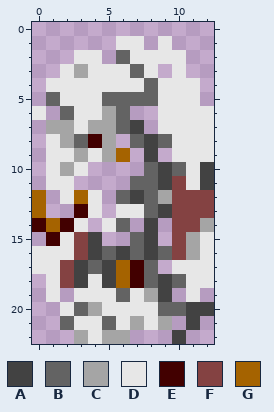
A pixel-art sprite gets an edit: game-projects/r-type/objects/enemies/01/shell/images/shellbroken_0.png. Above, as it was before the edit.
The file is 13x23 pixels.
Palette (. is transparent): A #424242  B #636363  C #a5a5a5  D #e7e7e7  E #420000  F #844242  G #a56300
Pixels before, first column x 0:
 1 ......DD.D...
 2 ...DD.BDDDD..
 3 ..DCDDDBD.D..
 4 .DDDDDDDBDDD.
 5 .BDDDBBBBDDD.
 6 D.BDDCB..DDDD
 7 .CCDCCBA.DDDD
 8 .DCBEC.BABDDD
 9 .DDCDCG.A.DDD
10 .DCD....BABDA
11 .DD....BBAFDA
12 G.DGD.BABCFFF
13 G..ED.DDBAFFF
14 EGED.DB.A.FFC
15 .EDFA..BA.FCD
16 DDDFABABABFCD
17 DDFABAGEB.DDD
18 .DFADAGEBABDD
19 .D.DDDBDCA.D.
20 ..DBCDDDDBBAA
21 ..BDDBDCDC.A.
22 ...CDCC...A..
And afterwards:
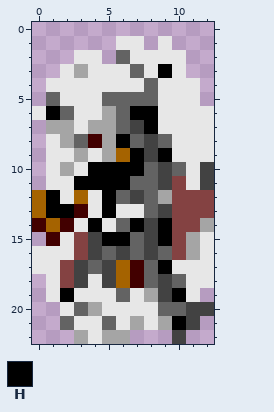
Colours new in this view: H #000000
Changes in this commit:
y 3: x 9 . -> H
y 6: x 1 . -> H; x 7..8 .. -> HH
y 7: x 8 . -> H
y 8: x 6 . -> H
y 9: x 7 . -> H; x 9 . -> H
y 10: x 4..7 .... -> HHHH
y 11: x 3..6 .... -> HHHH
y 12: x 1 . -> H; x 5 . -> H
y 13: x 1..2 .. -> HH; x 5 . -> H
y 14: x 4 . -> H; x 7 . -> H; x 9 . -> H
y 15: x 5..6 .. -> HH; x 9 . -> H
y 17: x 9 . -> H
y 19: x 2 . -> H; x 10 . -> H
y 21: x 10 . -> H
Where, in picture pixels (left, top, right, bottom), the same in both pictures:
added: (46, 64, 186, 330)
